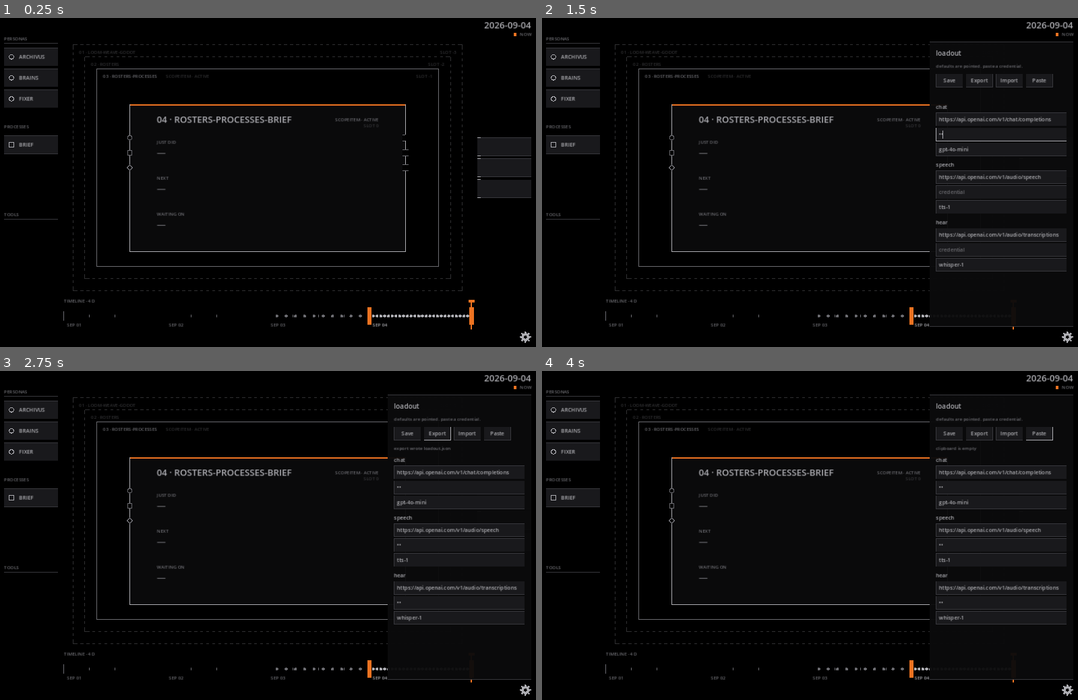
Above: before the commit, frames 1-4 (two rows, left to right).
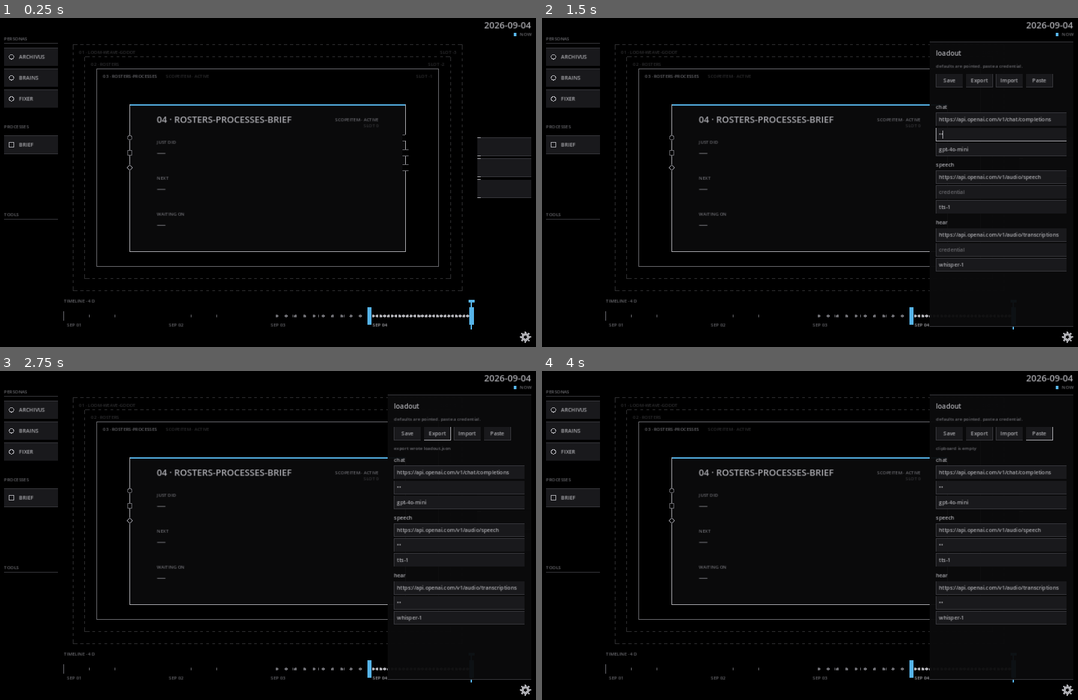
Above: after the commit, the same moments.

Repository: AutomatedPOS/loom-weave-godot
Game: Godot game, scene res://weave/Main.tscn
The game is run twice, just before and just after one commit, with the same random seed, the same clock (stepped at 60 frames per second) and the same inputs.
Inputs (mouse positions are in pixels of both pictures, inside the frame that each line leads up to):
- Up to frame 1 (0.25 s): no input
- Up to frame 2 (1.5 s): click (1067, 337) at 0.5 s; click (1002, 133) at 1.27 s; type "12" at 1.35 s
- Up to frame 3 (2.75 s): click (460, 545) at 1.5 s; type "12" at 1.58 s; click (460, 601) at 1.73 s; type "12" at 1.82 s; click "Export" at 2 s
- Up to frame 4 (4 s): click "Import" at 2.75 s; click "Paste" at 3.5 s

The runs differ from the first frame. In frame 1, 0.3% of the frame differs, in the area x 24-97%, y 4-95%; in frame 2, 0.2%; in frame 3, 0.2%; in frame 4, 0.2%.

Commit message:
Replace the orange accent with hazard, task, changed.
Bible 4.2 names three accents; the weave had one, orange. Tokens.gd now
carries HAZARD #D55E00, TASK #56B4E9, CHANGED #CC79A7, Okabe-Ito minus
orange, all published on the Loom theme type, with the 4.7 precedence
beside them. Every old ACCENT use was a position marker, so all point
at TASK: the seat's top edge, the arriving chip's ring and leader, the
clock's now square, the timeline's cursor and selected period, and the
hidden monitor's spine, trail, and focus ring. Hazard and changed are
unused on the first screen because nothing is broken or changed-since.

theme_smoke asserts the three are published, distinct, not the old
orange, and ranked task, hazard, changed. canvas_smoke asserts the
canvas names TASK and paints no accent it has nothing to say with.
Capture at artifacts/canvas-look/after-bible-tokens.png, beat at
artifacts/findings/2026-09-05-bible-tokens.md.

Co-Authored-By: Claude Fable 5.1 <noreply@anthropic.com>
Claude-Session: https://claude.ai/code/session_01VXVMixA4LF5xzp6WoR94P5

Diff:
--- a/weave/Canvas.gd
+++ b/weave/Canvas.gd
@@ -503,13 +503,13 @@
 		_caps(font, Vector2(_more_rect.get_center().x, _more_rect.get_center().y + LoomTokens.SPACE_1), "+%d" % (_tiles.size() - _tile_rects.size()), LoomTokens.DIM, HORIZONTAL_ALIGNMENT_CENTER)
 
 
-## Slot 0. Surface fill, ink border, the accent along its top edge. The
-## close-out is the largest type on screen.
+## Slot 0. Surface fill, ink border, the task accent along its top edge:
+## this is where you are. The close-out is the largest type on screen.
 func _draw_seat(font: Font) -> void:
 	var r := _seat_rect
 	draw_rect(r, LoomTokens.SURFACE)
 	_stroke(r, LoomTokens.INK, LoomTokens.BORDER)
-	draw_line(r.position, Vector2(r.end.x, r.position.y), LoomTokens.ACCENT, LoomTokens.LINE_W)
+	draw_line(r.position, Vector2(r.end.x, r.position.y), LoomTokens.TASK, LoomTokens.LINE_W)
 	var x := r.position.x + LoomTokens.SEAT_GUTTER
 	var right := r.end.x - LoomTokens.SEAT_GUTTER
 	var title_y := r.position.y + LoomTokens.SPACE_5 + LoomTokens.SPACE_4 + LoomTokens.SPACE_2
@@ -583,7 +583,7 @@
 		var back := int((_last_unix - _position_unix()) / DAY) + 1
 		word = "−%d d" % back
 	var w := _caps(font, Vector2(right, under), word, LoomTokens.DIM, HORIZONTAL_ALIGNMENT_RIGHT)
-	draw_rect(Rect2(right - w - LoomTokens.SPACE_4, under - LoomTokens.SPACE_2, LoomTokens.SPACE_2, LoomTokens.SPACE_2), LoomTokens.ACCENT)
+	draw_rect(Rect2(right - w - LoomTokens.SPACE_4, under - LoomTokens.SPACE_2, LoomTokens.SPACE_2, LoomTokens.SPACE_2), LoomTokens.TASK)
 
 
 ## The scale: TIMELINE_DAYS days ending on the last dated day. Dated nodes
@@ -619,13 +619,13 @@
 	# The selected period, with its handles.
 	var sx0 := tl.position.x + sel * day_w
 	var sel_rect := Rect2(sx0, base - LoomTokens.SPACE_4 - LoomTokens.SPACE_1, day_w, 2 * (LoomTokens.SPACE_4 + LoomTokens.SPACE_1))
-	_stroke(sel_rect, LoomTokens.ACCENT, LoomTokens.BORDER)
+	_stroke(sel_rect, LoomTokens.TASK, LoomTokens.BORDER)
 	for hx in [sx0, sx0 + day_w]:
-		draw_rect(Rect2(hx - LoomTokens.HANDLE_W * 0.5, base - LoomTokens.SPACE_5, LoomTokens.HANDLE_W, 2 * LoomTokens.SPACE_5), LoomTokens.ACCENT)
+		draw_rect(Rect2(hx - LoomTokens.HANDLE_W * 0.5, base - LoomTokens.SPACE_5, LoomTokens.HANDLE_W, 2 * LoomTokens.SPACE_5), LoomTokens.TASK)
 	# The cursor.
 	var cx := tl.end.x if at_now() else tl.position.x + _scrub * day_w
-	draw_line(Vector2(cx, tl.position.y - LoomTokens.SPACE_2), Vector2(cx, tl.end.y + LoomTokens.SPACE_2), LoomTokens.ACCENT, LoomTokens.LINE_W)
-	draw_rect(Rect2(cx - LoomTokens.SPACE_2, tl.position.y - 2 * LoomTokens.SPACE_2, 2 * LoomTokens.SPACE_2, LoomTokens.SPACE_2), LoomTokens.ACCENT)
+	draw_line(Vector2(cx, tl.position.y - LoomTokens.SPACE_2), Vector2(cx, tl.end.y + LoomTokens.SPACE_2), LoomTokens.TASK, LoomTokens.LINE_W)
+	draw_rect(Rect2(cx - LoomTokens.SPACE_2, tl.position.y - 2 * LoomTokens.SPACE_2, 2 * LoomTokens.SPACE_2, LoomTokens.SPACE_2), LoomTokens.TASK)
 
 
 ## The chip in hand during a drag, and its leader back to where it came from.
@@ -647,7 +647,7 @@
 	var c := Vector2(r.position.x + LoomTokens.SPACE_4 + LoomTokens.SPACE_1, r.get_center().y)
 	if ringed:
 		_glyph(kind, c, LoomTokens.INK, LoomTokens.INK)
-		draw_arc(c, LoomTokens.INTERCHANGE_R, 0.0, TAU, 32, LoomTokens.ACCENT, LoomTokens.GHOST_W)
+		draw_arc(c, LoomTokens.INTERCHANGE_R, 0.0, TAU, 32, LoomTokens.TASK, LoomTokens.GHOST_W)
 	else:
 		_glyph(kind, c, Color.TRANSPARENT, LoomTokens.INK)
 	var x := c.x + LoomTokens.SPACE_4 + LoomTokens.SPACE_1
@@ -685,13 +685,13 @@
 	draw_line(Vector2(r.position.x, r.end.y), Vector2(r.position.x + LoomTokens.SPACE_2, r.end.y), tick, LoomTokens.GHOST_W)
 
 
-## Transit bends: out, across, in. Dashed accent, because it is motion
+## Transit bends: out, across, in. Dashed task accent, because it is motion
 ## between slots and not a thing in one.
 func _leader(from: Vector2, to: Vector2) -> void:
 	var mid_x := from.x + LoomTokens.SPACE_5
 	var pts := [from, Vector2(mid_x, from.y), Vector2(mid_x, to.y), to]
 	for i in range(1, pts.size()):
-		draw_dashed_line(pts[i - 1], pts[i], LoomTokens.ACCENT, LoomTokens.GHOST_W, LoomTokens.DASH)
+		draw_dashed_line(pts[i - 1], pts[i], LoomTokens.TASK, LoomTokens.GHOST_W, LoomTokens.DASH)
 
 
 func _stroke(r: Rect2, color: Color, w: float) -> void:
--- a/weave/Monitor.gd
+++ b/weave/Monitor.gd
@@ -7,7 +7,7 @@
 ## in date order. Lived nodes are stations on a solid trail; nodes with
 ## no date yet are the ghost, dashed, the plan that keeps going. Where
 ## a node has both, it is a fork and wears an interchange ring. The
-## focused node wears the accent ring and speaks on a placard, bottom
+## focused node wears the task ring and speaks on a placard, bottom
 ## left. Click a station to focus it. Nothing here writes.
 ##
 ## Every colour and size is a LoomTokens value. Text draws with the
@@ -238,14 +238,14 @@
 
 
 func _draw_spine(font: Font) -> void:
-	var accent: Color = LoomTokens.ACCENT
+	var task: Color = LoomTokens.TASK
 	var ghost: Color = LoomTokens.GHOST
 	var last := _spine.size() - 1
 	for i in range(1, _spine.size()):
 		var a: Vector2 = _spine_pos[i - 1]
 		var b: Vector2 = _spine_pos[i]
 		if _lived.get(_guid(_spine[i]), false):
-			draw_line(a, b, accent, LoomTokens.LINE_W)
+			draw_line(a, b, task, LoomTokens.LINE_W)
 		else:
 			draw_dashed_line(a, b, ghost, LoomTokens.GHOST_W, LoomTokens.DASH)
 	for i in _spine.size():
@@ -329,7 +329,7 @@
 
 ## The actual path: every dated station in date order, one solid line.
 func _draw_trail() -> void:
-	var accent: Color = LoomTokens.ACCENT
+	var task: Color = LoomTokens.TASK
 	for i in range(1, _trail.size()):
 		var a: Vector2 = _pos[_guid(_trail[i - 1])]
 		var b: Vector2 = _pos[_guid(_trail[i])]
@@ -347,7 +347,7 @@
 			points.append(Vector2(a.x, bus_y))
 			points.append(Vector2(b.x, bus_y))
 			points.append(b)
-		draw_polyline(points, accent, LoomTokens.LINE_W)
+		draw_polyline(points, task, LoomTokens.LINE_W)
 
 
 func _draw_stations(font: Font) -> void:
@@ -374,7 +374,7 @@
 
 ## One station: circle for most, square for a plan. Filled ink when
 ## live, dim when done, hollow dashed ghost when not yet lived. A fork
-## wears an ink ring; the focus wears the accent ring.
+## wears an ink ring; the focus wears the task ring.
 func _draw_mark(p: Vector2, node: Dictionary, focused: bool, fork: bool) -> void:
 	var r := float(LoomTokens.STATION_R)
 	var square := str(node.get("type", "")) == "plan"
@@ -390,7 +390,7 @@
 		draw_arc(p, LoomTokens.INTERCHANGE_R, 0.0, TAU, 32, LoomTokens.INK, LoomTokens.LINE_W)
 	if focused:
 		var ring := float(LoomTokens.INTERCHANGE_R + (LoomTokens.SPACE_1 if fork else 0))
-		draw_arc(p, ring, 0.0, TAU, 32, LoomTokens.ACCENT, LoomTokens.LINE_W)
+		draw_arc(p, ring, 0.0, TAU, 32, LoomTokens.TASK, LoomTokens.LINE_W)
 
 
 func _draw_ghost_mark(p: Vector2, r: float, square: bool) -> void:
--- a/weave/canvas_smoke.gd
+++ b/weave/canvas_smoke.gd
@@ -78,6 +78,20 @@
 	for word in ["add_theme_color_override", "add_theme_font_size_override", "add_theme_stylebox_override"]:
 		if word in src:
 			_fail("canvas styles by hand: %s" % word)
+			return
+	# The marks that say where you are wear the task accent: the seat's top
+	# edge, the arriving chip's ring and leader, the clock's now square, the
+	# timeline's cursor and selected period. Nothing on the canvas is
+	# broken or changed-since today, so hazard and changed stay unused.
+	if "LoomTokens.ACCENT" in src:
+		_fail("canvas still names the old single accent")
+		return
+	if "LoomTokens.TASK" not in src:
+		_fail("canvas does not mark where you are with the task accent")
+		return
+	for word in ["LoomTokens.HAZARD", "LoomTokens.CHANGED"]:
+		if word in src:
+			_fail("canvas paints %s with nothing to say" % word)
 			return
 
 	# The seat sits in the field, between rails and ports, above the timeline.
--- a/weave/theme/Tokens.gd
+++ b/weave/theme/Tokens.gd
@@ -13,8 +13,13 @@
 const SURFACE := Color(0.04, 0.04, 0.045, 0.96)
 const WELL := Color(0.10, 0.10, 0.11, 1)
 const EDGE := Color(0.22, 0.22, 0.24, 1)
-## The one colour that is not gray: the actual path and the seat.
-const ACCENT := Color(0.93, 0.45, 0.13, 1)
+## The three accents, bible 4.2. Okabe–Ito minus orange, until the owner
+## swaps one. Each has one job. Nothing else on the field is coloured.
+## Bible 4.7: ranked, not additive. Two show at a time, in ACCENT_RANK
+## order. An accent with nothing to say is unused, and that is correct.
+const HAZARD := Color("#D55E00")   # accent 1: something is broken
+const TASK := Color("#56B4E9")     # accent 2: where you are; look here
+const CHANGED := Color("#CC79A7")  # accent 3: moved since you last looked
 ## DIM at less than half alpha. The planned path and parked stations.
 const GHOST := Color(0.42, 0.42, 0.44, 0.45)
 
@@ -29,9 +34,16 @@
 	&"surface": SURFACE,
 	&"well": WELL,
 	&"edge": EDGE,
-	&"accent": ACCENT,
+	&"hazard": HAZARD,
+	&"task": TASK,
+	&"changed": CHANGED,
 	&"ghost": GHOST,
 }
+
+## Precedence when more than one accent wants the same mark. Where you
+## are beats what is wrong beats what moved. The top ACCENT_SHOW draw.
+const ACCENT_RANK: Array[StringName] = [&"task", &"hazard", &"changed"]
+const ACCENT_SHOW := 2
 
 # --- spacing scale, px at design size ---------------------------------------
 const SPACE_1 := 4
--- a/weave/theme_smoke.gd
+++ b/weave/theme_smoke.gd
@@ -18,6 +18,36 @@
 		if t.get_color(name, LoomTokens.THEME_TYPE) != LoomTokens.COLORS[name]:
 			_fail("theme colour %s is not the token" % name)
 			return
+	# Bible 4.2: three accents, each on the Loom type, none orange, none
+	# the old one-colour ACCENT. Bible 4.7: ranked task, hazard, changed;
+	# two show at a time.
+	if t.has_color(&"accent", LoomTokens.THEME_TYPE):
+		_fail("the old single accent is still published")
+		return
+	var seen: Array[Color] = []
+	for name in LoomTokens.ACCENT_RANK:
+		if not t.has_color(name, LoomTokens.THEME_TYPE):
+			_fail("accent %s is not on the Loom type" % name)
+			return
+		var c := t.get_color(name, LoomTokens.THEME_TYPE)
+		if c.a < 1.0:
+			_fail("accent %s is not opaque" % name)
+			return
+		if c.is_equal_approx(Color(0.93, 0.45, 0.13, 1)):
+			_fail("accent %s is the old orange; orange is out" % name)
+			return
+		if seen.has(c):
+			_fail("accent %s repeats another accent" % name)
+			return
+		seen.append(c)
+	if LoomTokens.ACCENT_RANK != [&"task", &"hazard", &"changed"] or LoomTokens.ACCENT_SHOW != 2:
+		_fail("accent precedence is not task, hazard, changed, top two")
+		return
+	if t.get_color(&"hazard", LoomTokens.THEME_TYPE) != LoomTokens.HAZARD \
+			or t.get_color(&"task", LoomTokens.THEME_TYPE) != LoomTokens.TASK \
+			or t.get_color(&"changed", LoomTokens.THEME_TYPE) != LoomTokens.CHANGED:
+		_fail("an accent on the theme is not its token")
+		return
 	var edit_box := t.get_stylebox(&"normal", &"LineEdit") as StyleBoxFlat
 	if edit_box == null or edit_box.bg_color != LoomTokens.WELL or edit_box.border_width_left != LoomTokens.BORDER:
 		_fail("LineEdit normal box is not the well")
Binary file added: artifacts/canvas-look/after-bible-tokens.png
Not shown, added: artifacts/findings/2026-09-05-bible-tokens.md
